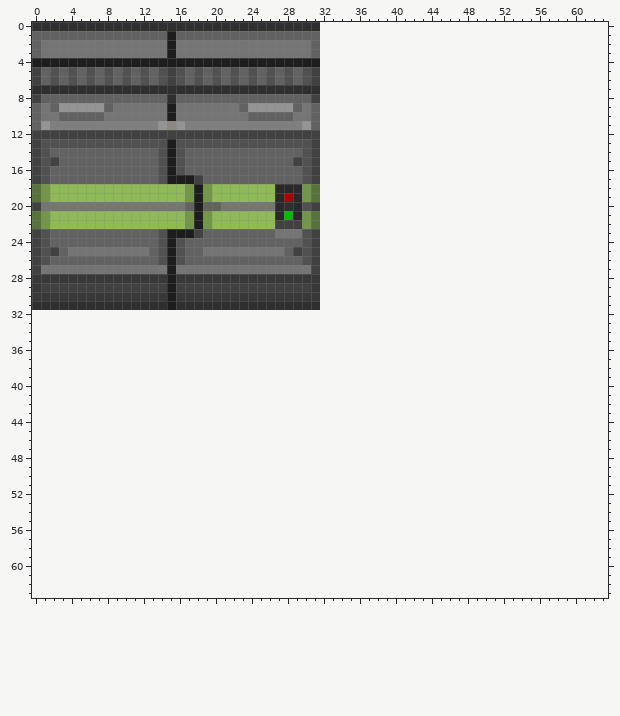
One commit to this pixel-art sprite: Resources/Textures/Structures/Doors/Airlocks/Standard/basic.rsi/closed.png. The first picture shows the starting point.
The file is 32x32 pixels. Colours within 5 levels of each other are drawn and written as one. The old version is drawn lined up with the new one, on the new canvas.
The same view after the edit:
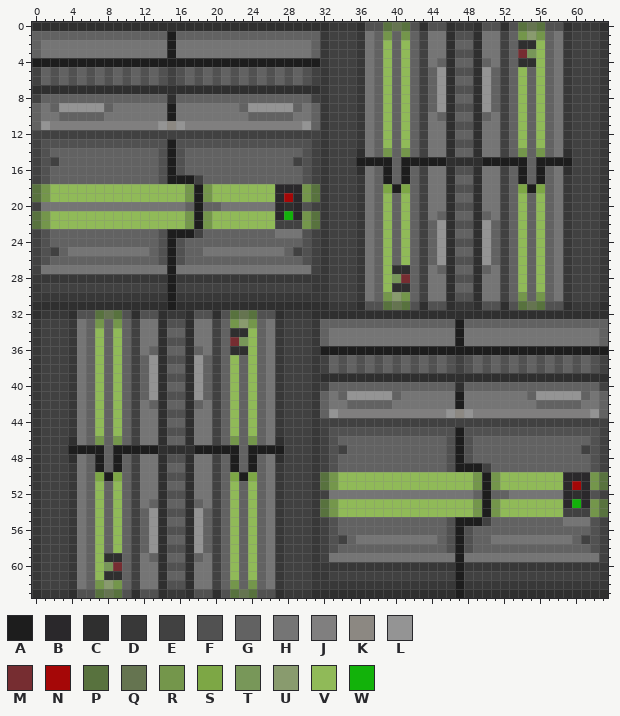
Palette (. is transparent): A #1d1d1d  B #2a282b  C #2f2f2f  D #383838  E #414141  F #515151  G #626262  H #757575  J #807f7f  K #8c8882  L #949494  M #762d31  N #a50707  P #58723e  Q #657450  R #74964b  S #7da745  T #789759  U #899b6e  V #90ba58  W #12b20a
From old to new:
canvas 32x32 -> 64x64
Changed rows in their new state; - is an unchanged pixel.
first column x 0:
 0 --------------------------------CDDDCFFPQPFCFFCDDCFFCFPQPFFCDDDC
 1 --------------------------------DEEEDHGRGRGEHHCFFCHHEGRURGHDEEED
 2 --------------------------------DEEEDHGVGVGEHHCGGCHHEGCCVGHDEEED
 3 --------------------------------DEEEDHGVGVGEHHCFFCHHEGMTVGHDEEED
 4 --------------------------------DEEEDHGVGVGEHGCGGCGHEGCCVGHDEEED
 5 --------------------------------DEEEDHGVGVGEGLCFFCLGEGVGVGHDEEED
 6 --------------------------------DEEEDHGVGVGEGLCGGCLGEGVGVGHDEEED
 7 --------------------------------DEEEDHGVGVGEGLCFFCLGEGVGVGHDEEED
 8 --------------------------------DEEEDHGVGVGEGLCGGCLGEGVGVGHDEEED
 9 --------------------------------DEEEDHGVGVGEGLCFFCLGEGVGVGHDEEED
10 --------------------------------DEEEDHGVGVGEHGCGGCGHEGVGVGHDEEED
11 --------------------------------DEEEDHGVGVGEHHCFFCHHEGVGVGHDEEED
12 --------------------------------DEEEDHGVGVGEHHCGGCHHEGVGVGHDEEED
13 --------------------------------DEEEDHGVGVGEHHCFFCHHEGVGVGHDEEED
14 --------------------------------DEEECHGRGRGEHHCGGCHHEGRGRGHCEEED
15 --------------------------------DEEEAAAAGAAAAACCCCAAAAAGAAAAEEED
16 --------------------------------DEEECHGAGAGEHHCFFCHHEGAGAGHCEEED
17 --------------------------------DEEEDHGAGAGEHHCGGCHHEGAGAGHDEEED
18 --------------------------------DEEEDHGSASGEHHCFFCHHEGSASGHDEEED
19 --------------------------------DEEEDHGVGVGEHHCGGCHHEGVGVGHDEEED
20 --------------------------------DEEEDHGVGVGEHHCFFCHHEGVGVGHDEEED
21 --------------------------------DEEEDHGVGVGEHGCGGCGHEGVGVGHDEEED
22 --------------------------------DEEEDHGVGVGEGLCFFCLGEGVGVGHDEEED
23 --------------------------------DEEEDHGVGVGEGLCGGCLGEGVGVGHDEEED
24 --------------------------------DEEEDHGVGVGEGLCFFCLGEGVGVGHDEEED
25 --------------------------------DEEEDHGVGVGEGLCGGCLGEGVGVGHDEEED
26 --------------------------------DEEEDHGVGVGEGLCFFCLGEGVGVGHDEEED
27 --------------------------------DEEEDHGVCCGEHGCGGCGHEGVGVGHDEEED
28 --------------------------------DEEEDHGVTMGEHHCFFCHHEGVGVGHDEEED
29 --------------------------------DEEEDHGVCCGEHHCGGCHHEGVGVGHDEEED
30 --------------------------------DEEEDHGRURGEHHCFFCHHEGRGRGHDEEED
31 --------------------------------CDDDCFFPQPFCFFCDDCFFCFPQPFFCDDDC
32 CDDDCFFPQPFCFFCDDCFFCFPQPFFCDDDCCCCCCCCCCCCCCCCCCCCCCCCCCCCCCCCC
33 DEEEDHGRGRGEHHCFFCHHEGRURGHDEEEDGGGGGGGGGGGGGGGAGGGGGGGGGGGGGGGG
34 DEEEDHGVGVGEHHCGGCHHEGCCVGHDEEEDGHHHHHHHHHHHHHHAHHHHHHHHHHHHHHHG
35 DEEEDHGVGVGEHHCFFCHHEGMTVGHDEEEDGHHHHHHHHHHHHHHAHHHHHHHHHHHHHHHG
36 DEEEDHGVGVGEHGCGGCGHEGCCVGHDEEEDAAAAAAAAAAAAAAAAAAAAAAAAAAAAAAAA
37 DEEEDHGVGVGEGLCFFCLGEGVGVGHDEEEDEGFGFGFGFGFGFGFEFGFGFGFGFGFGFGFE
38 DEEEDHGVGVGEGLCGGCLGEGVGVGHDEEEDEGFGFGFGFGFGFGFEFGFGFGFGFGFGFGFE
39 DEEEDHGVGVGEGLCFFCLGEGVGVGHDEEEDCCCCCCCCCCCCCCCCCCCCCCCCCCCCCCCC
40 DEEEDHGVGVGEGLCGGCLGEGVGVGHDEEEDEGGGGGGGGGGGGGGCGGGGGGGGGGGGGGGE
41 DEEEDHGVGVGEGLCFFCLGEGVGVGHDEEEDGHGLLLLLGHHHHHHAHHHHHHHGLLLLLGHG
42 DEEEDHGVGVGEHGCGGCGHEGVGVGHDEEEDGHHGGGGGHHHHHHHAHHHHHHHHGGGGGHHG
43 DEEEDHGVGVGEHHCFFCHHEGVGVGHDEEEDGLJJJJJJJJJJJJLKLJJJJJJJJJJJJJLG
44 DEEEDHGVGVGEHHCGGCHHEGVGVGHDEEEDEEEEEEEEEEEEEEEEEEEEEEEEEEEEEEEE
45 DEEEDHGVGVGEHHCFFCHHEGVGVGHDEEEDEFFFFFFFFFFFFFFAFFFFFFFFFFFFFFFE
46 DEEECHGRGRGEHHCGGCHHEGRGRGHCEEEDEFGGGGGGGGGGGGFAFGGGGGGGGGGGGGFE
47 DEEEAAAAGAAAAACCCCAAAAAGAAAAEEEDEFEGGGGGGGGGGGFAFGGGGGGGGGGGGEFE
48 DEEECHGAGAGEHHCFFCHHEGAGAGHCEEEDEFGGGGGGGGGGGGFAFGGGGGGGGGGGGGFE
49 DEEEDHGAGAGEHHCGGCHHEGAGAGHDEEEDEFGGGGGGGGGGGGFAAAEGGGGGGGGGGGFE
50 DEEEDHGSASGEHHCFFCHHEGSASGHDEEEDPRVVVVVVVVVVVVVVVRARVVVVVVVBBBRP
51 DEEEDHGVGVGEHHCGGCHHEGVGVGHDEEEDPRVVVVVVVVVVVVVVVRARVVVVVVVBNBRP
52 DEEEDHGVGVGEHHCFFCHHEGVGVGHDEEEDEHHHHHHHHHHHHHHHHGAGGHHHHHHBCBFE
53 DEEEDHGVGVGEHGCGGCGHEGVGVGHDEEEDPRVVVVVVVVVVVVVVVRARVVVVVVVBWBRP
54 DEEEDHGVGVGEGLCFFCLGEGVGVGHDEEEDPRVVVVVVVVVVVVVVVRARVVVVVVVEEERP
55 DEEEDHGVGVGEGLCGGCLGEGVGVGHDEEEDEFGGGGGGGGGGGGFAAAEGGGGGGGGHHHFE
56 DEEEDHGVGVGEGLCFFCLGEGVGVGHDEEEDEFGGGGGGGGGGGGFAFGGGGGGGGGGGGGFE
57 DEEEDHGVGVGEGLCGGCLGEGVGVGHDEEEDEFEGHHHHHHHHHGFAFGGHHHHHHHHHGEFE
58 DEEEDHGVGVGEGLCFFCLGEGVGVGHDEEEDEFGGGGGGGGGGGGFAFGGGGGGGGGGGGGFE
59 DEEEDHGVCCGEHGCGGCGHEGVGVGHDEEEDEHHHHHHHHHHHHHHAHHHHHHHHHHHHHHHE
60 DEEEDHGVTMGEHHCFFCHHEGVGVGHDEEEDDDDDDDDDDDDDDDDADDDDDDDDDDDDDDDD
61 DEEEDHGVCCGEHHCGGCHHEGVGVGHDEEEDDEEEEEEEEEEEEEEAEEEEEEEEEEEEEEED
62 DEEEDHGRURGEHHCFFCHHEGRGRGHDEEEDDDDDDDDDDDDDDDDADDDDDDDDDDDDDDDD
63 CDDDCFFPQPFCFFCDDCFFCFPQPFFCDDDCCCCCCCCCCCCCCCCACCCCCCCCCCCCCCCC
Where, in picture pixels (left, top, right, bottom), the same in both pictures:
added: (32, 22, 608, 598)
